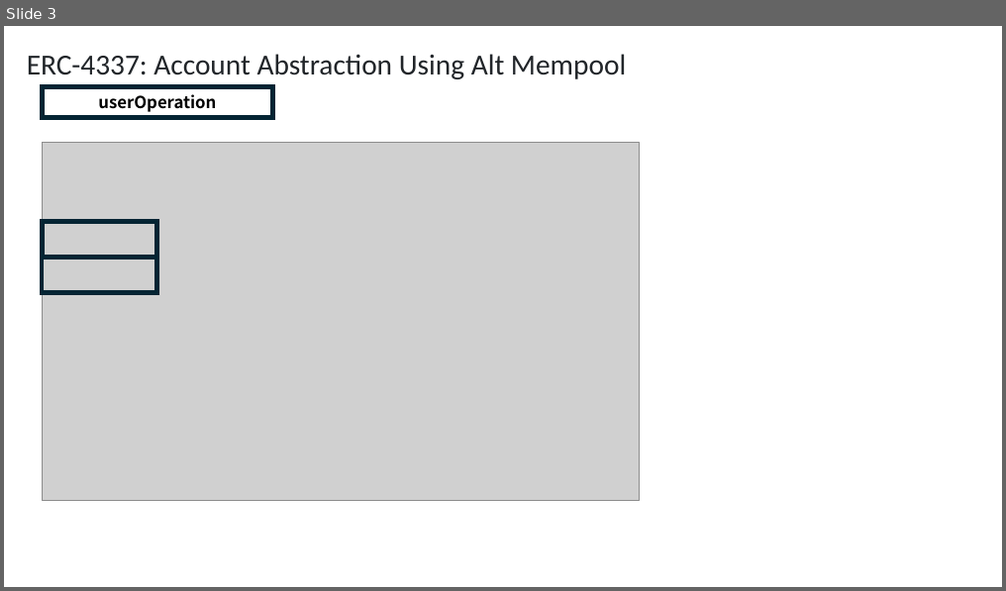
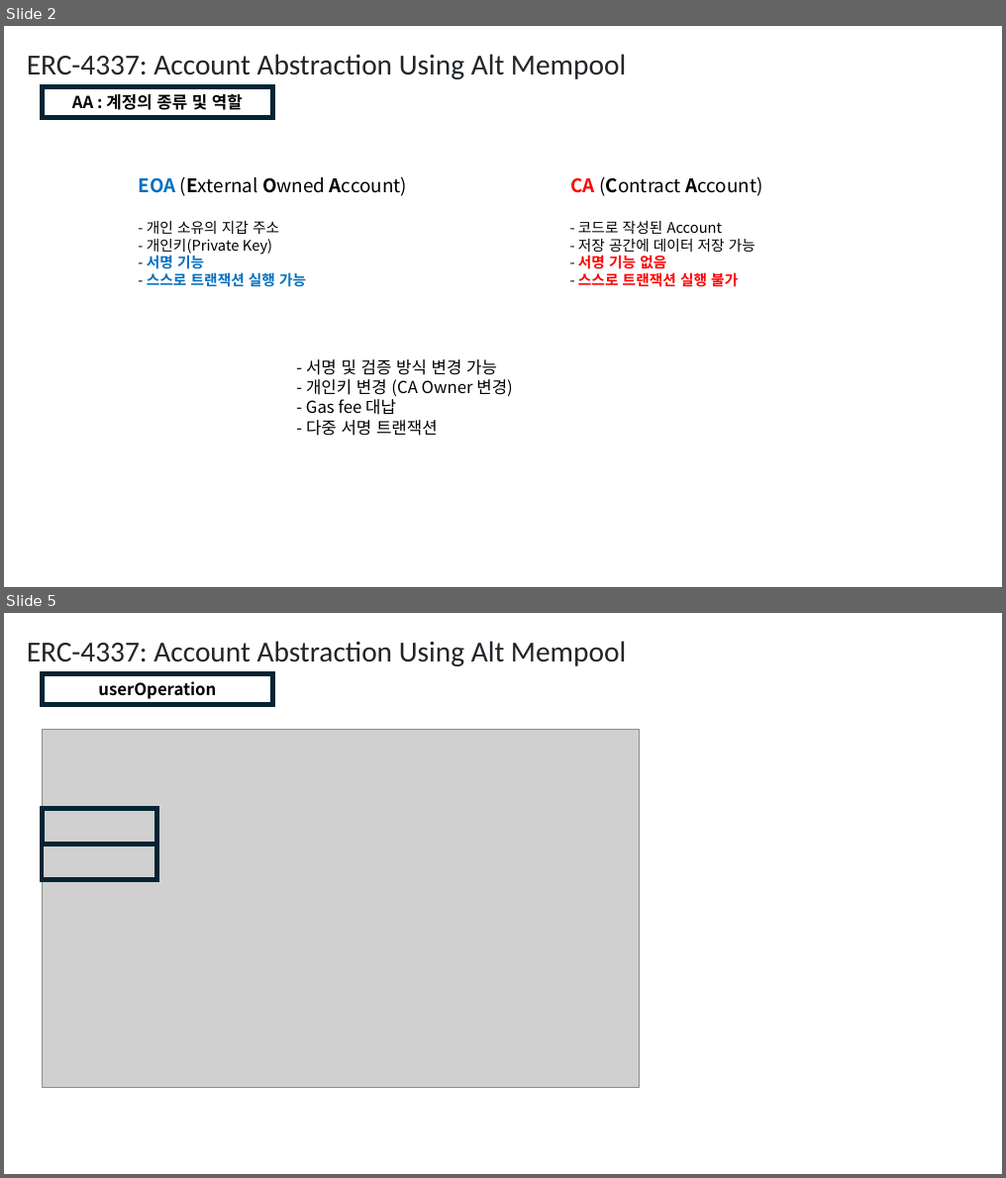
Before and after one commit to yyyljy/erc4337_alchemybundler, a slide deck: ERC4337.pptx. Shown one above the other, each under a label of ours: slide 3 before the commit, slides 2 and 5 after it; the slides between them are not shown. The pictures are 1006x591 and 1006x1178 pixels, drawn with LibreOffice and Linux fonts; fonts in the diff are those of the drawing; grey boxes stand for pictures. Boxes give left, top, right and bottom in pixels: in the first picture for what was removed or moved away, otherwise in the second. Text is boxed around its words. In the diff, an @@ line names an element or a change of style, - is before the commit and + after.

Commit message:
drawio추가 및 pptx업데이트

```diff
--- a/ERC4337.pptx
+++ b/ERC4337.pptx
@@ slide 2 added at [4, 26, 1002, 587], background #FFFFFF @@
@@ text added at [27, 54, 626, 79], 28 pt, text #212529 @@
+ERC-4337: Account Abstraction Using Alt Mempool
@@ rectangle added at [43, 87, 272, 117], outline #042433 4.5 pt, 16 pt, text #000000, bold @@
+AA : 계정의 종류 및 역할
@@ text added at [139, 176, 407, 196], 18 pt, text #000000 @@
+EOA (External Owned Account)
@@ text added at [570, 176, 762, 196], 18 pt, text #000000 @@
+CA (Contract Account)
@@ text added at [147, 221, 306, 287], 14 pt, text #000000 @@
+- 개인 소유의 지갑 주소
+- 개인키(Private Key)
+- 서명 기능
+- 스스로 트랜잭션 실행 가능
@@ text added at [578, 221, 755, 287], 14 pt, text #000000 @@
+- 코드로 작성된 Account
+- 저장 공간에 데이터 저장 가능
+- 서명 기능 없음
+- 스스로 트랜잭션 실행 불가
@@ text added at [306, 360, 513, 436], 16 pt, text #000000 @@
+- 서명 및 검증 방식 변경 가능
+- 개인키 변경 (CA Owner 변경)
+- Gas fee 대납
+- 다중 서명 트랜잭션
@@ what was slide 3 is now slide 5 @@
```
Also in this commit, not shown: 5 slides changed, 9 other slides added, 4 other files.
